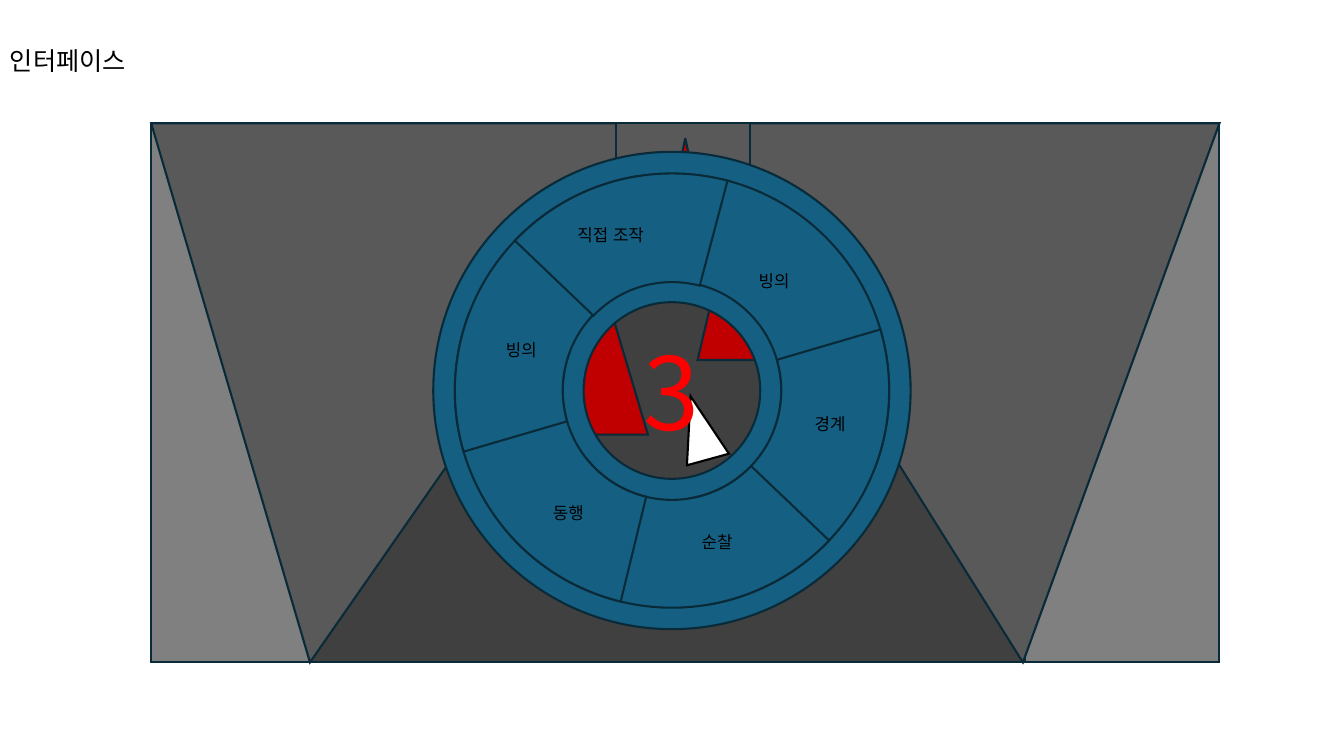
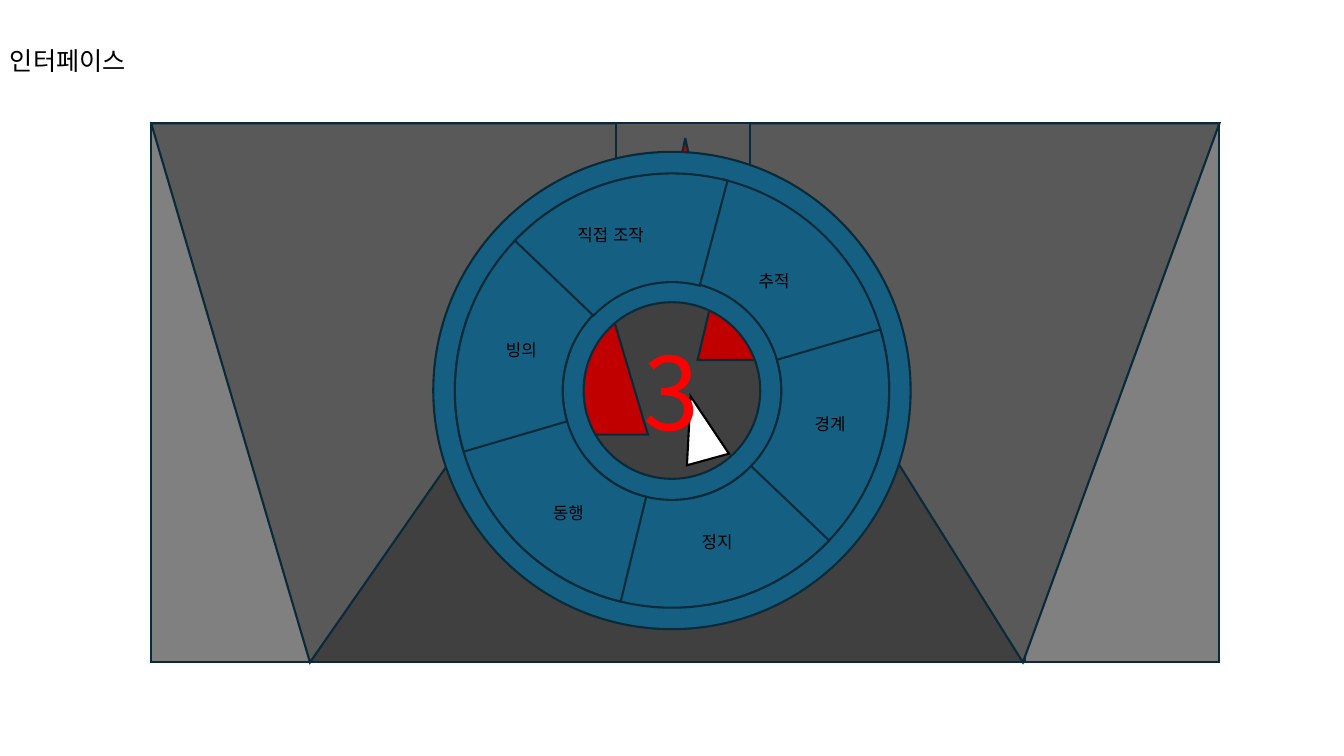
Before and after one commit to maru3172/ProjectDSFD, a slide deck: slide 7 of Work/2022184042_HSW/Document/멀티 마네킹 추적 모드.pptx. Drawn at 1344x756 pixels with LibreOffice and Linux fonts; fonts in the diff are those of the drawing. Boxes give left, top, right and bottom in pixels: in the first picture for what was removed or moved away, otherwise in the second. Text is boxed around its words. In the diff, an @@ line names an element or a change of style, - is before the commit and + after.

```diff
--- a/Work/2022184042_HSW/Document/멀티 마네킹 추적 모드.pptx
+++ b/Work/2022184042_HSW/Document/멀티 마네킹 추적 모드.pptx
@@ text at <box>759,273,790,289</box>: text changed @@
-빙의
+추적
@@ text at <box>702,534,733,550</box>: text changed @@
-순찰
+정지
```
Also in this commit, not shown: 2 other slides changed, 2 other files.
